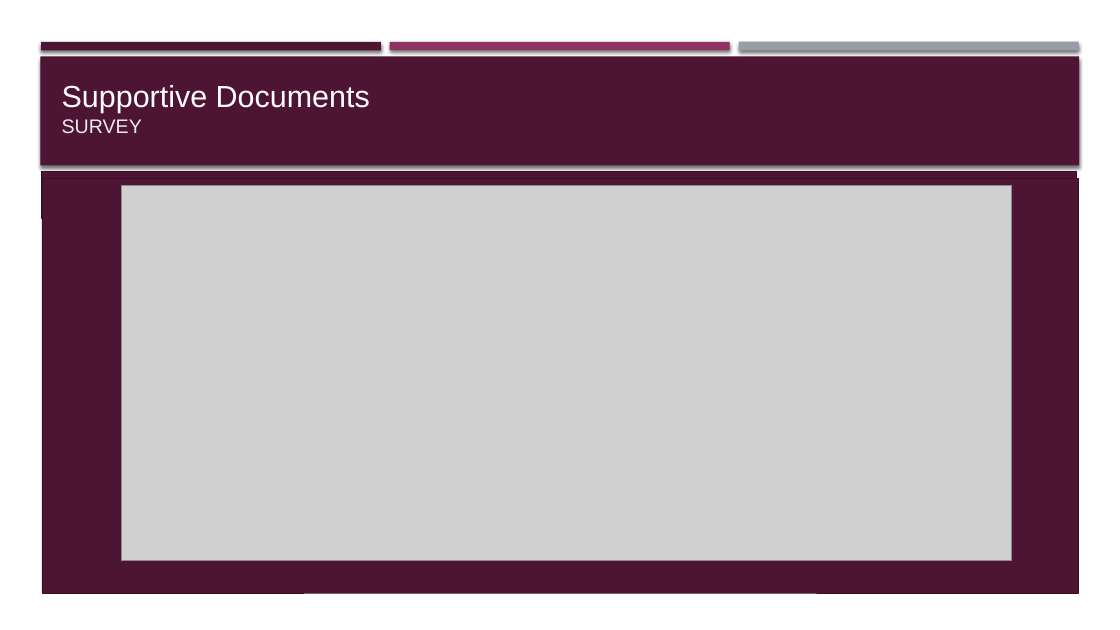
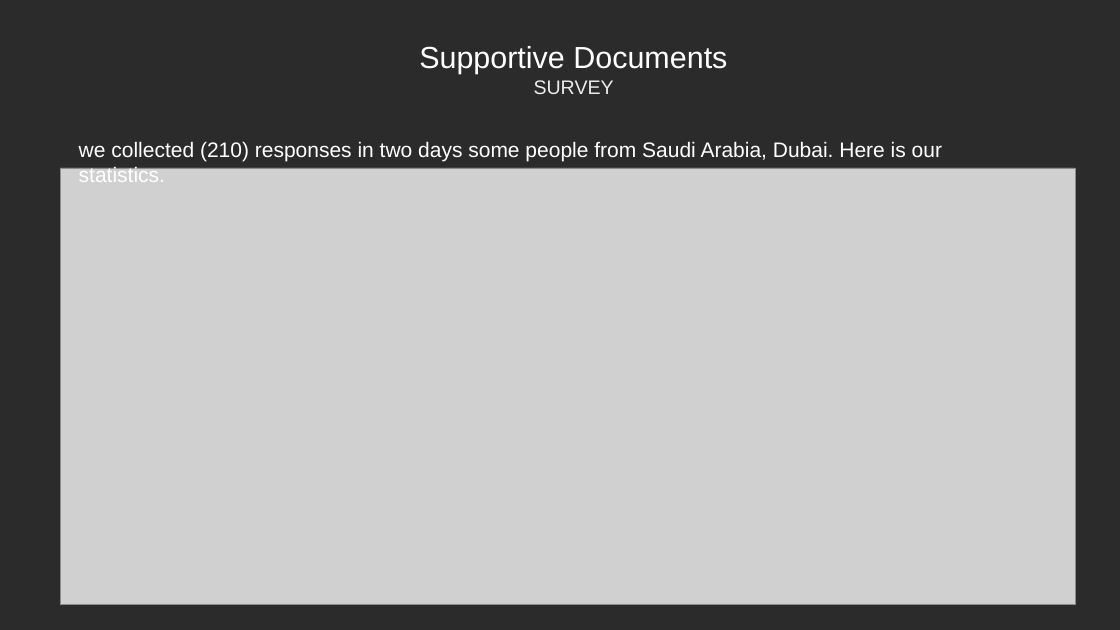
Before and after one commit to YoussifAssem/Genatac, a slide deck: slide 12 of E-Genetics/Proposal/genetics(2).pptx (slide 13 before the commit). Drawn at 1120x630 pixels with LibreOffice and Linux fonts; fonts in the diff are those of the drawing; grey boxes stand for pictures; background and template pictures are left out; a plain dark background stands for a picture behind light text. Boxes give left, top, right and bottom in pixels: in the first picture for what was removed or moved away, otherwise in the second. Text is boxed around its words. In the diff, an @@ line names an element or a change of style, - is before the commit and + after.

```diff
--- a/E-Genetics/Proposal/genetics(2).pptx
+++ b/E-Genetics/Proposal/genetics(2).pptx
@@ background #FFFFFF to picture (left out) @@
@@ rectangle removed at bbox=[40, 56, 1080, 166] @@
@@ rectangle removed at bbox=[41, 42, 381, 50] @@
@@ text "Supportive Documents SURVEY": place and size @@
-text "Supportive Documents SURVEY" at bbox=[62, 85, 370, 133]
+text "Supportive Documents SURVEY" at bbox=[419, 46, 727, 94]
@@ text "Supportive Documents SURVEY" at bbox=[419, 46, 727, 94]: alignment left to centre; vertical alignment bottom to middle @@
@@ rectangle removed at bbox=[390, 42, 730, 50] @@
@@ rectangle removed at bbox=[739, 42, 1079, 51] @@
@@ text "we collected (210) responses in ...": place and size @@
-text "we collected (210) responses in ..." at bbox=[41, 171, 1076, 218]
+text "we collected (210) responses in ..." at bbox=[79, 141, 942, 161]
@@ text "we collected (210) responses in ..." at bbox=[79, 141, 942, 161]: vertical alignment middle to top; fill #4D1434 to none; outline #380E25 0.74 pt to none @@
@@ text at bbox=[79, 141, 942, 161]: text changed @@
-we collected (205) responses in two days some people from Saudi Arabia, Dubai. Here is our statistics.
+we collected (210) responses in two days some people from Saudi Arabia, Dubai. Here is our statistics.
@@ rectangle removed at bbox=[42, 178, 1078, 593] @@
@@ picture: place and size @@
-picture at bbox=[122, 186, 1012, 561]
+picture at bbox=[60, 168, 1075, 605]
```
Also in this commit, not shown: 12 other slides changed, 6 slides added, 8 slides removed, 2 other files.
